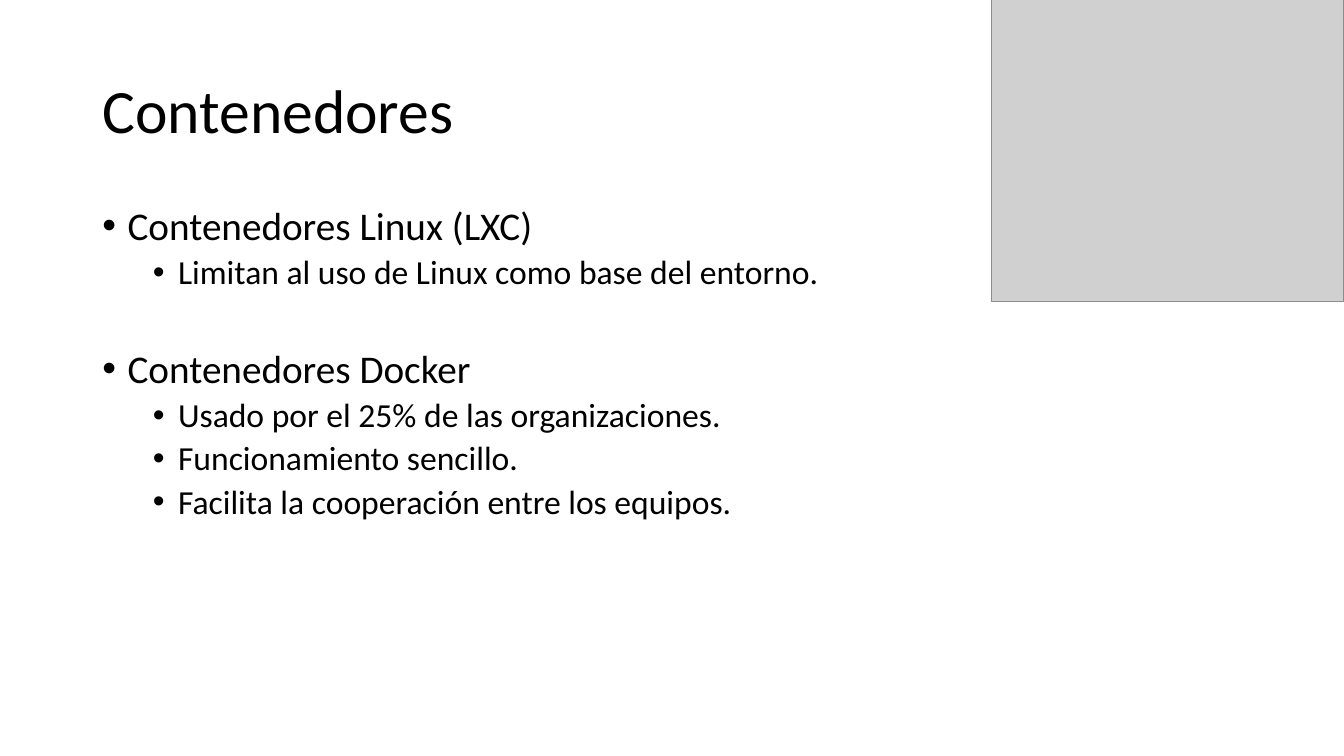
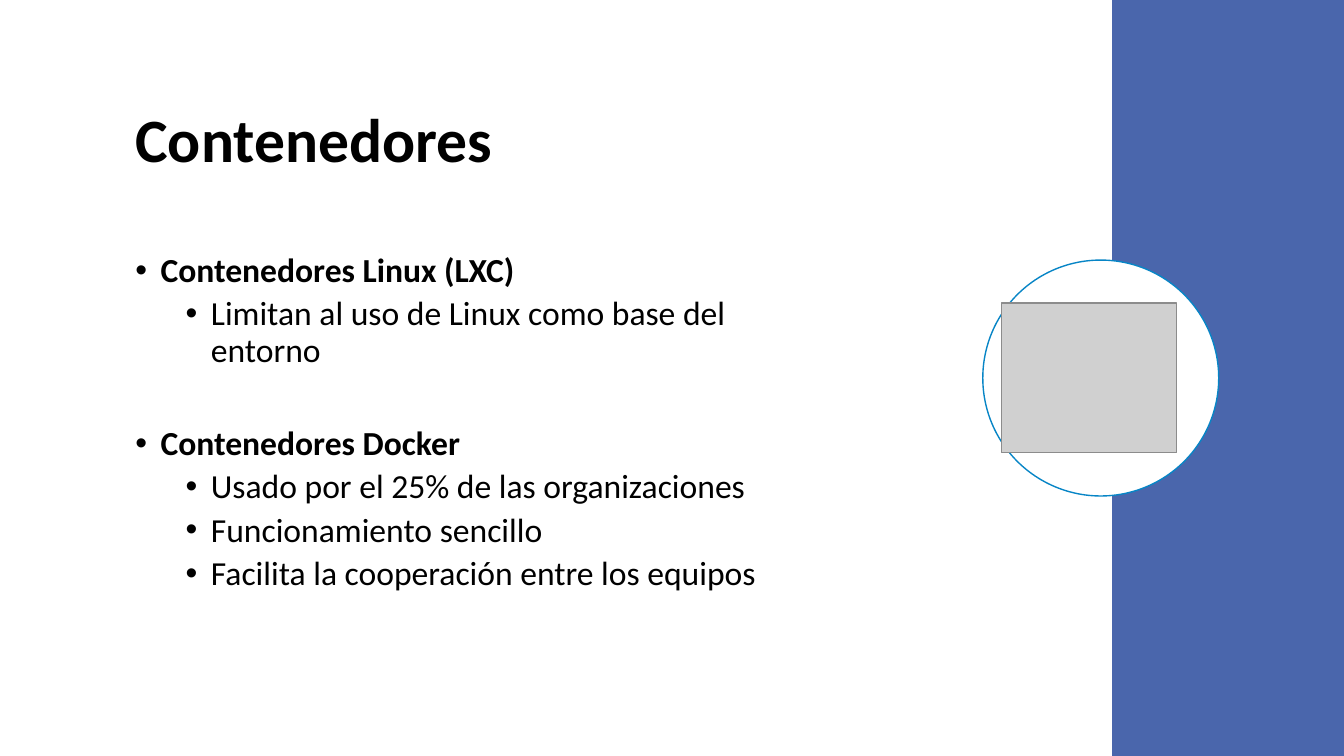
Before and after one commit to VictorIranzo/TFG_Microservices, a slide deck: slide 15 of Trabajo/Presentación/Desarrollo de software basado en microservicios.pptx (slide 13 before the commit). Drawn at 1344x756 pixels with LibreOffice and Linux fonts; fonts in the diff are those of the drawing; grey boxes stand for pictures. Boxes give left, top, right and bottom in pixels: in the first picture for what was removed or moved away, otherwise in the second. Text is boxed around its words. In the diff, an @@ line names an element or a change of style, - is before the commit and + after.

```diff
--- a/Trabajo/Presentación/Desarrollo de software basado en microservicios.pptx
+++ b/Trabajo/Presentación/Desarrollo de software basado en microservicios.pptx
@@ rectangle added at [1112, 0, 1344, 756], fill #4A66AC @@
@@ title "Contenedores": place and size @@
-title "Contenedores" at [102, 90, 453, 134]
+title "Contenedores" at [135, 118, 492, 163]
@@ title "Contenedores" at [135, 118, 492, 163]: bold on @@
@@ text "Contenedores Linux (LXC)": place and size @@
-text "Contenedores Linux (LXC)" at [128, 211, 818, 520]
+text "Contenedores Linux (LXC)" at [161, 257, 755, 591]
@@ text "Contenedores Linux (LXC)" at [161, 257, 755, 591]: vertical alignment top to middle @@
@@ text at [161, 257, 514, 456]: size 28 to 24 pt, bold on in "Contenedores Linux (LXC)", "Contenedores Docker" @@
@@ ellipse added at [983, 260, 1219, 496], fill #FFFFFF, outline #0785C6 1 pt @@
@@ text at [211, 301, 725, 363]: text changed @@
-  • Limitan al uso de Linux como base del entorno.
+  • Limitan al uso de Linux como base del entorno
@@ picture: place and size @@
-picture at [991, 0, 1344, 301]
+picture at [1001, 303, 1177, 454]
@@ text at [211, 474, 755, 591]: text changed @@
-  • Usado por el 25% de las organizaciones.
-  • Funcionamiento sencillo.
-  • Facilita la cooperación entre los equipos.
+  • Usado por el 25% de las organizaciones
+  • Funcionamiento sencillo
+  • Facilita la cooperación entre los equipos
```
Also in this commit, not shown: 21 other slides changed, 8 slides added, 4 slides removed, 3 other files.
